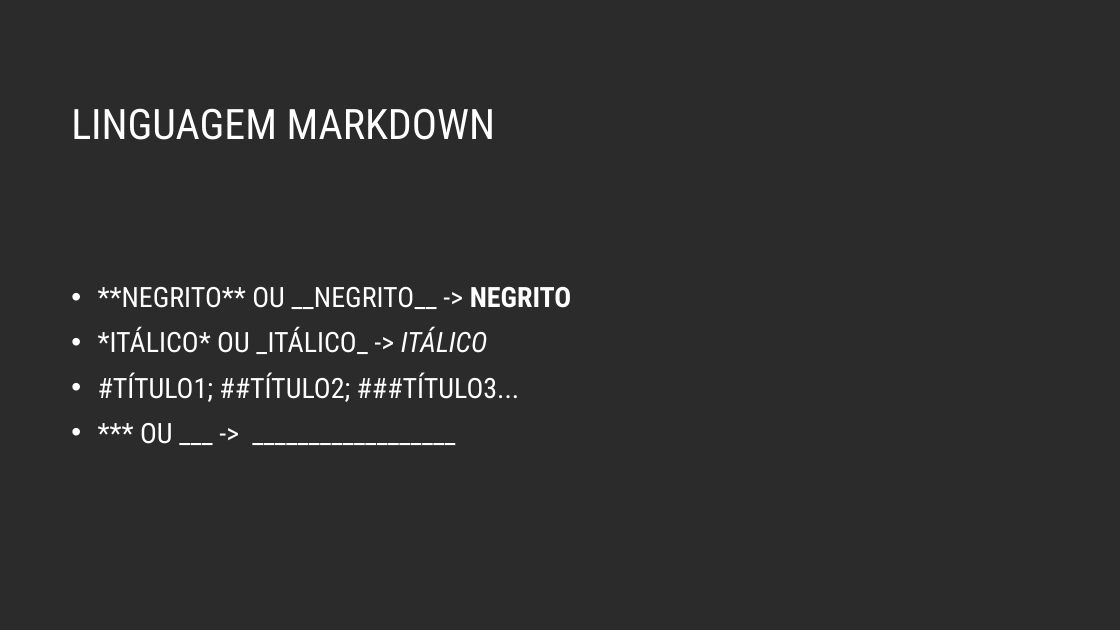
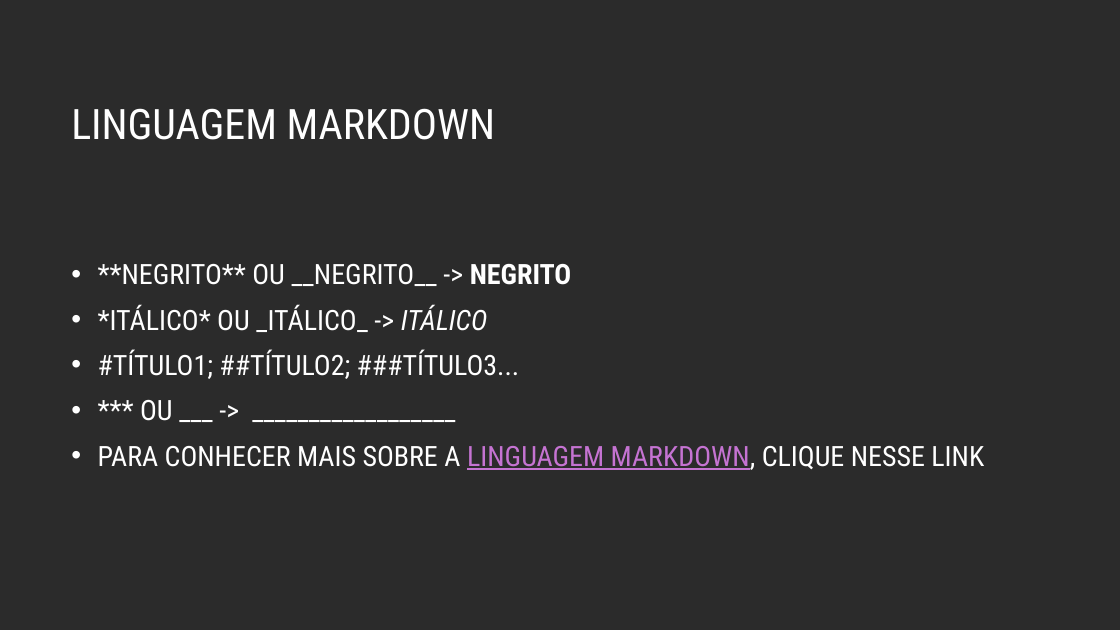
Before and after one commit to EquipeENGD/Aulas, a slide deck: slide 5 of Arquivos de Aulas/Workshop aula 3.pptx. Drawn at 1120x630 pixels with LibreOffice and Linux fonts; fonts in the diff are those of the drawing; background and template pictures are left out; a plain dark background stands for a picture behind light text. Boxes give left, top, right and bottom in pixels: in the first picture for what was removed or moved away, otherwise in the second. Text is boxed around its words. In the diff, an @@ line names an element or a change of style, - is before the commit and + after.

Commit message:
Guia de Markdown adicionado

```diff
--- a/Arquivos de Aulas/Workshop aula 3.pptx
+++ b/Arquivos de Aulas/Workshop aula 3.pptx
@@ text at (x1=98, y1=446, x2=984, y2=470): paragraph added @@
+• PARA CONHECER MAIS SOBRE A LINGUAGEM MARKDOWN, CLIQUE NESSE LINK
```
Also in this commit, not shown: 1 other file.
